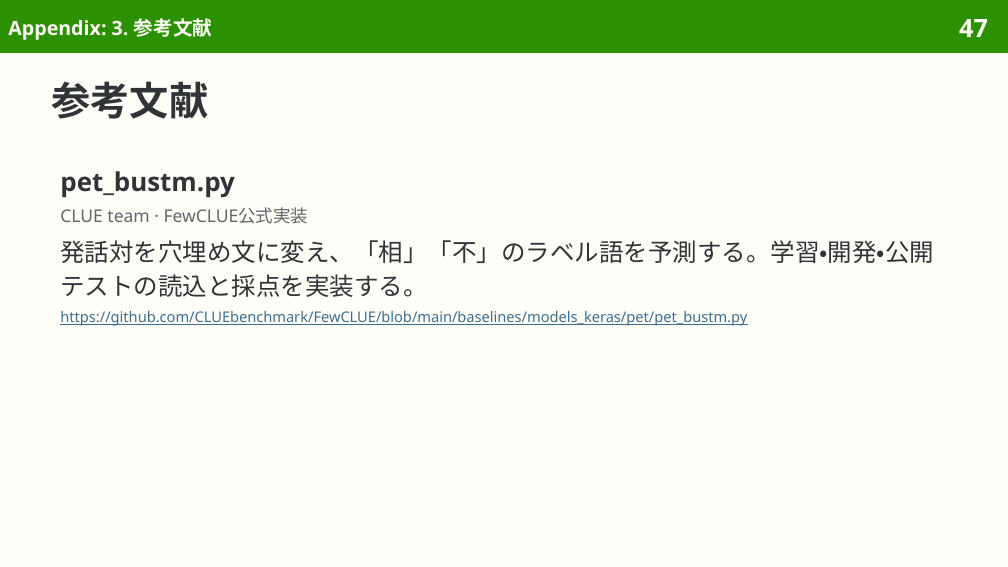
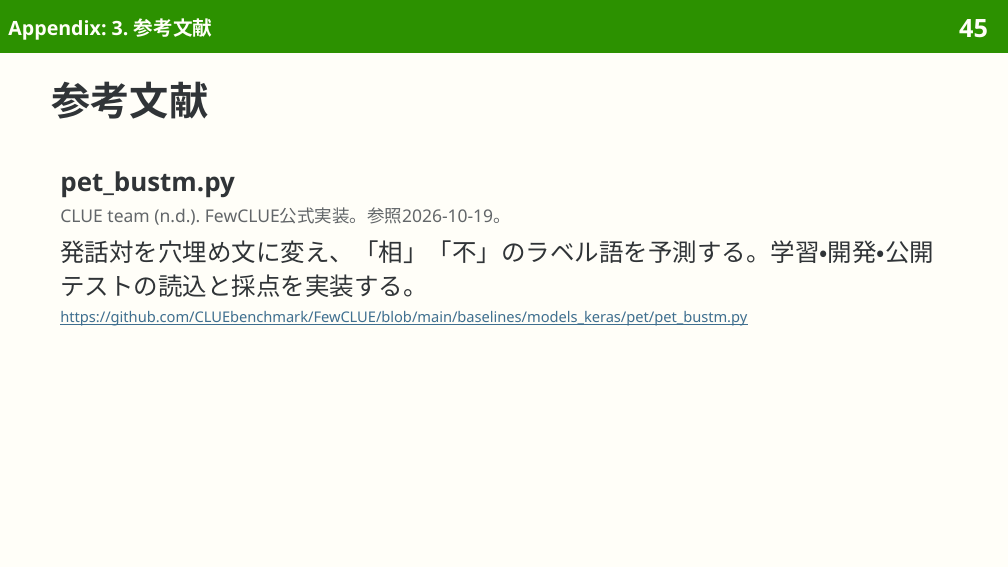
Before and after one commit to sasakiy84/datasets-in-10-minutes, a slide deck: slide 45 of slides/datasets-in-10-minutes-bustm.pptx (slide 47 before the commit). Drawn at 1008x567 pixels with LibreOffice and Linux fonts; fonts in the diff are those of the drawing. Boxes give left, top, right and bottom in pixels: in the first picture for what was removed or moved away, otherwise in the second. Text is boxed around its words. In the diff, an @@ line names an element or a change of style, - is before the commit and + after.

```diff
--- a/slides/datasets-in-10-minutes-bustm.pptx
+++ b/slides/datasets-in-10-minutes-bustm.pptx
@@ page number at bbox=[959, 19, 988, 38]: text changed @@
-47
+45
@@ text at bbox=[60, 207, 511, 225]: text changed @@
-CLUE team · FewCLUE公式実装
+CLUE team (n.d.). FewCLUE公式実装。参照2026-10-19。
```
Also in this commit, not shown: 8 other slides changed, 2 slides removed, 47 other files.
